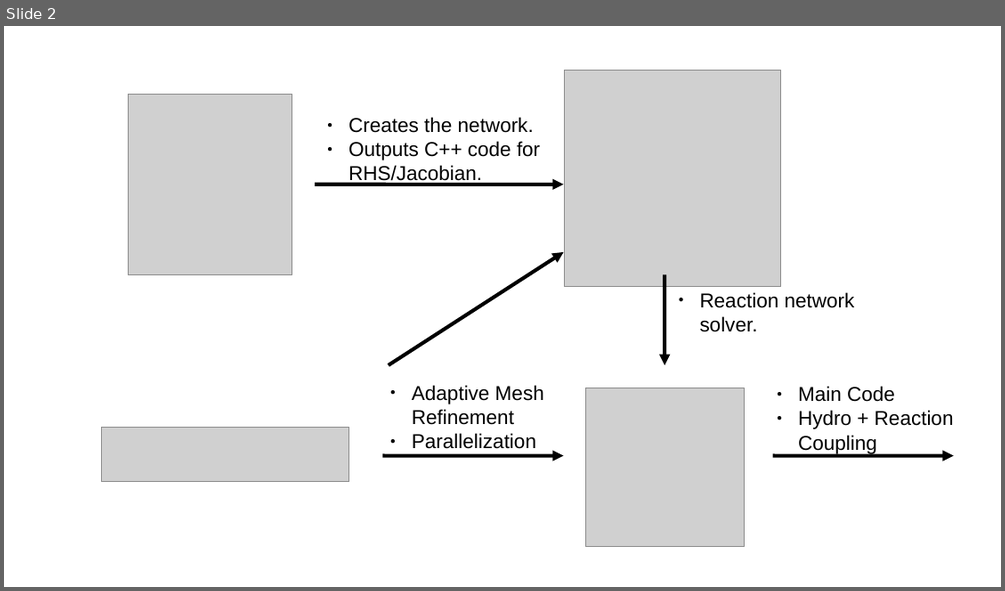
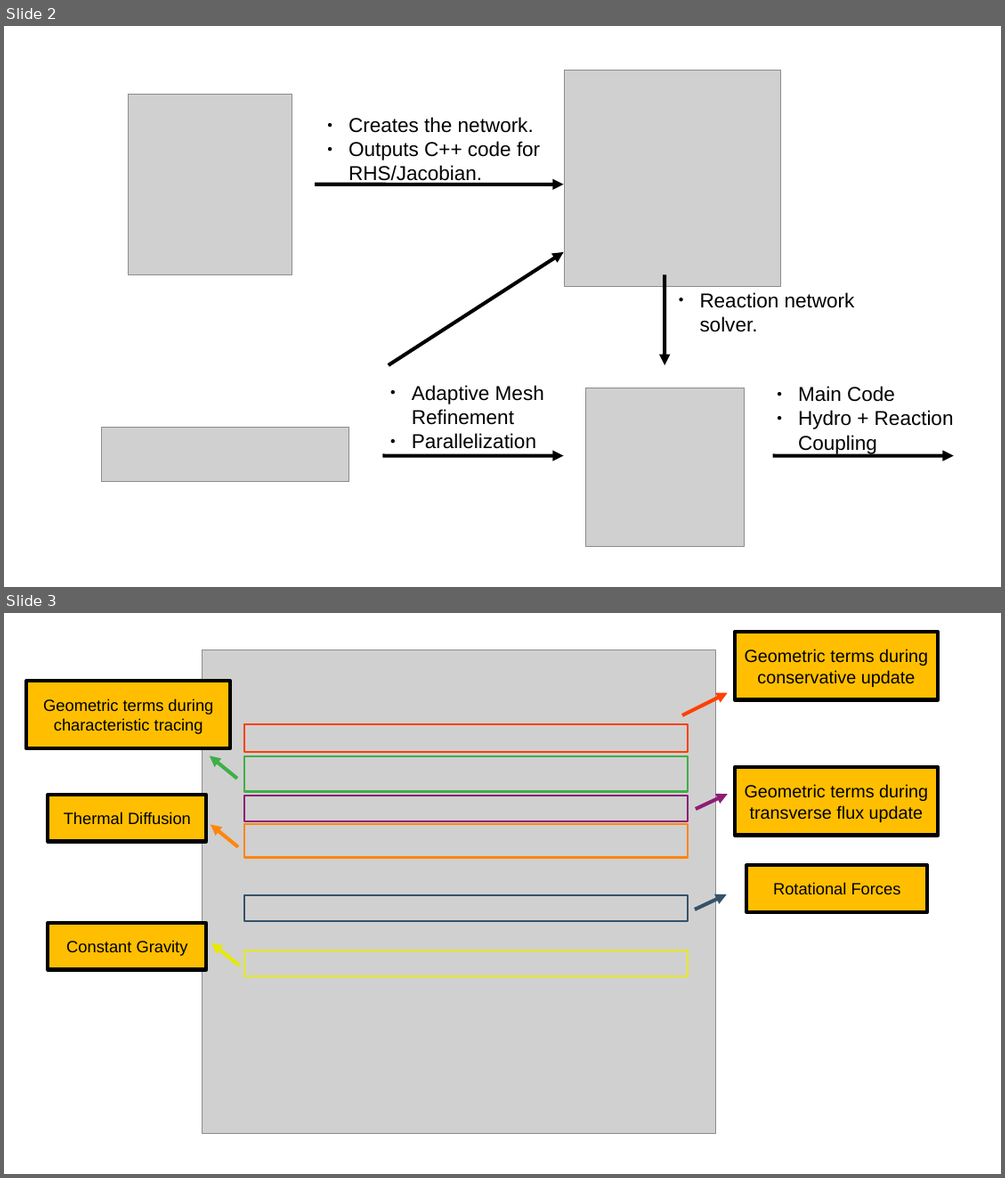
Before and after one commit to zhichen3/conference_materials, a slide deck: random_diagrams.odp. Shown one above the other, each under a label of ours: slide 2 before the commit, slides 2 and 3 after it. The pictures are 1005x591 and 1005x1178 pixels, drawn with LibreOffice and Linux fonts; fonts in the diff are those of the drawing; grey boxes stand for pictures. Boxes give left, top, right and bottom in pixels: in the first picture for what was removed or moved away, otherwise in the second. Text is boxed around its words. In the diff, an @@ line names an element or a change of style, - is before the commit and + after.

```diff
--- a/random_diagrams.odp
+++ b/random_diagrams.odp
@@ slide 3 added at (4,613,1001,1174), background #FFFFFF @@
@@ rectangle added at (735,632,938,700), fill #FFBF00, outline #000000 2.89 pt, 14 pt, text #000000 @@
+Geometric terms during conservative update
@@ picture added at (202,649,715,1133) @@
@@ rectangle added at (26,681,230,748), fill #FFBF00, outline #000000 2.89 pt, 13 pt, text #000000 @@
+Geometric terms during characteristic tracing
@@ arrow added from (682, 715) to (728, 692), #FF4000 2.89 pt @@
@@ rectangle added at (244,724,688,753), outline #FF4000 1.5 pt @@
@@ arrow added from (237, 779) to (210, 756), #3FAF46 2.89 pt @@
@@ rectangle added at (244,756,688,791), outline #3FAF46 1.5 pt @@
@@ rectangle added at (735,768,938,835), fill #FFBF00, outline #000000 2.89 pt, 14 pt, text #000000 @@
+Geometric terms during transverse flux update
@@ rectangle added at (48,795,207,842), fill #FFBF00, outline #000000 2.89 pt, 13 pt, text #000000 @@
+Thermal Diffusion
@@ rectangle added at (244,795,688,822), outline #8D1D75 1.5 pt @@
@@ arrow added from (696, 810) to (728, 794), #8D1D75 2.89 pt @@
@@ arrow added from (238, 847) to (210, 825), #FF860D 2.89 pt @@
@@ rectangle added at (244,824,688,857), outline #FF860D 1.5 pt @@
@@ rectangle added at (746,866,928,912), fill #FFBF00, outline #000000 2.89 pt, 13 pt, text #000000 @@
+Rotational Forces
@@ rectangle added at (244,895,688,922), outline #355269 1.5 pt @@
@@ arrow added from (695, 909) to (727, 894), #355269 2.89 pt @@
@@ rectangle added at (48,924,207,970), fill #FFBF00, outline #000000 2.89 pt, 13 pt, text #000000 @@
+Constant Gravity
@@ arrow added from (239, 965) to (211, 943), #E6E905 2.89 pt @@
@@ rectangle added at (244,950,688,977), outline #E6E905 1.5 pt @@
```
Also in this commit, not shown: 2 other slides added, 1 other file.
